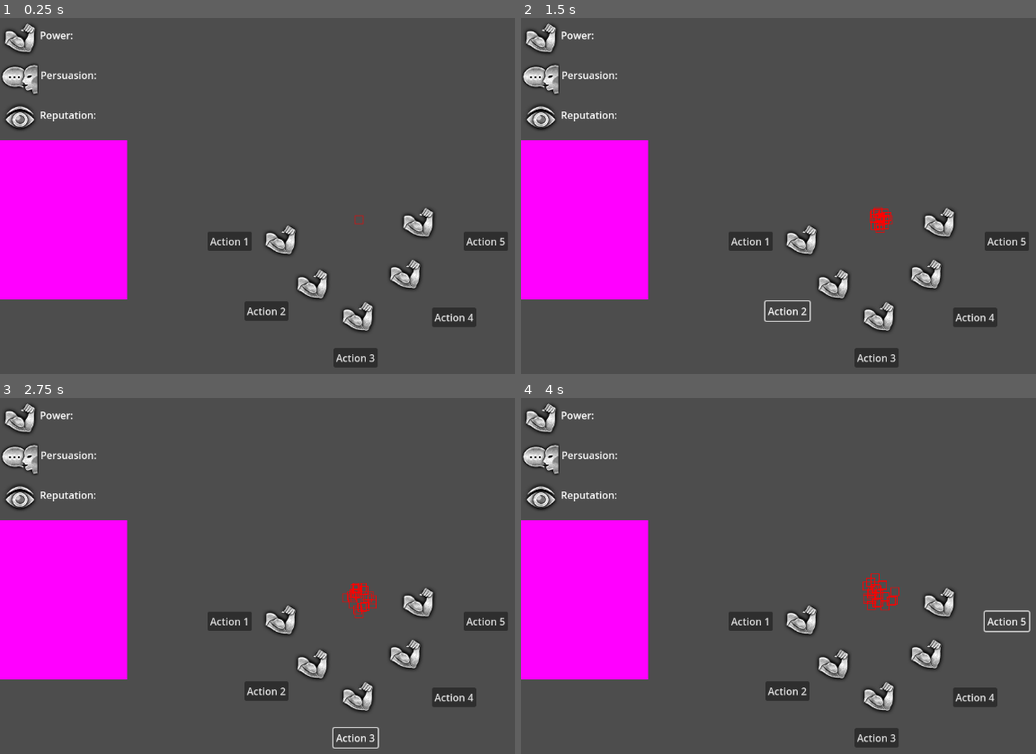
Above: before the commit, frames 1-4 (two rows, left to right).
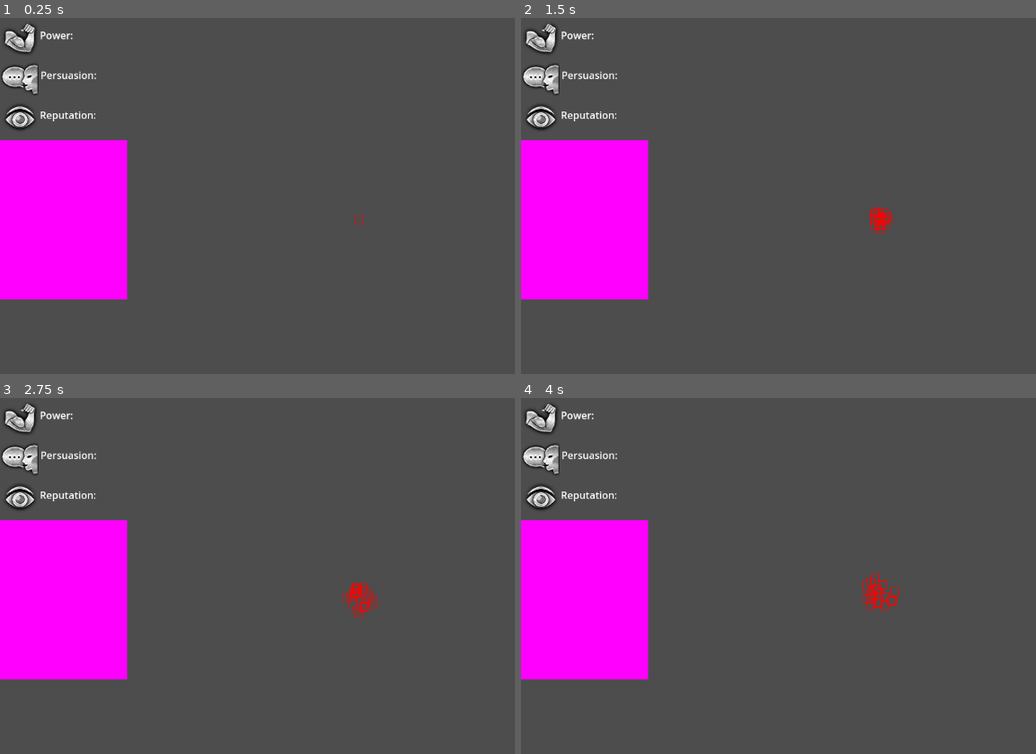
Above: after the commit, the same moments.

Repository: ketexon/ld56-team-3
Game: Godot game, scene res://game.tscn
The game is run twice, just before and just after one commit, with the same random seed, the same clock (stepped at 60 frames per second) and the same inputs.
Inputs (mouse positions are in pixels of both pictures, inside the frame that each line leads up to):
- Up to frame 1 (0.25 s): no input
- Up to frame 2 (1.5 s): click (752, 242) at 0.5 s, where only the run before the commit has a clickable "Action 1"; click (788, 309) at 1.25 s, where only the run before the commit has a clickable "Action 2"
- Up to frame 3 (2.75 s): click (355, 736) at 2 s, where only the run before the commit has a clickable "Action 3"
- Up to frame 4 (4 s): click (974, 697) at 2.75 s, where only the run before the commit has a clickable "Action 4"; click (1005, 622) at 3.5 s, where only the run before the commit has a clickable "Action 5"

The runs differ from the first frame. In frame 1, 3.9% of the frame differs, in the area x 40-99%, y 53-99%; in frame 2, 3.6%; in frame 3, 3.6%; in frame 4, 3.7%.

Commit message:
hotfix ui

Diff:
--- a/Colony/Colony.gd
+++ b/Colony/Colony.gd
@@ -18,11 +18,7 @@
 @export var mushrooms: int
 @export var jewels: int
 
-var visible_resources: Dictionary = {
-	GResource.Type.WOOD: [],
-	GResource.Type.MUSHROOMS: [],
-	GResource.Type.JEWELS: [],
-}
+var visible_resources: Array[GResource] = []
 
 var radius: float:
 	get:
@@ -46,16 +42,13 @@
 
 
 func _body_entered_visibility(body: Node2D):
-	if body.is_in_group(&"resources") and body is GResource:
-		visible_resources[body.type].push_back(body)
-		body.tree_exiting.connect(_on_resource_freed.bind(body))
+	if body.is_in_group(&"resources"):
+		visible_resources.push_back(body)
+
 
 func _body_exited_visibility(body: Node2D):
-	if body.is_in_group(&"resources") and body is GResource:
-		visible_resources[body.type].erase(body)
-
-func _on_resource_freed(resource: GResource):
-	visible_resources[resource.type].erase(resource)
+	if body.is_in_group(&"resources"):
+		visible_resources.erase(body)
 
 
 func buy_shop_item(shop_item:ShopItem) -> bool:
@@ -90,9 +83,8 @@
 	# Enemy Colony's UI follows its monarch
 	if !player:
 		colony_ui.global_position = monarch.global_position
-
-	# Zooming in too far hides colony UI
-	if CameraControls.viewing_colony:
-		colony_ui.visible = true
-	elif !CameraControls.viewing_colony:
-		colony_ui.visible = false
+		# Zooming in too far hides colony UI
+		if CameraControls.viewing_colony:
+			colony_ui.visible = true
+		elif !CameraControls.viewing_colony:
+			colony_ui.visible = false
